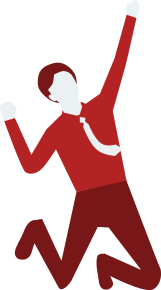
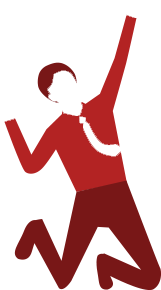
Two versions of the same layered image (161×290). Layer-by-layer changes:
added layer "레이어 1" above "색조/채도 1" over 0, 0, 140, 157
